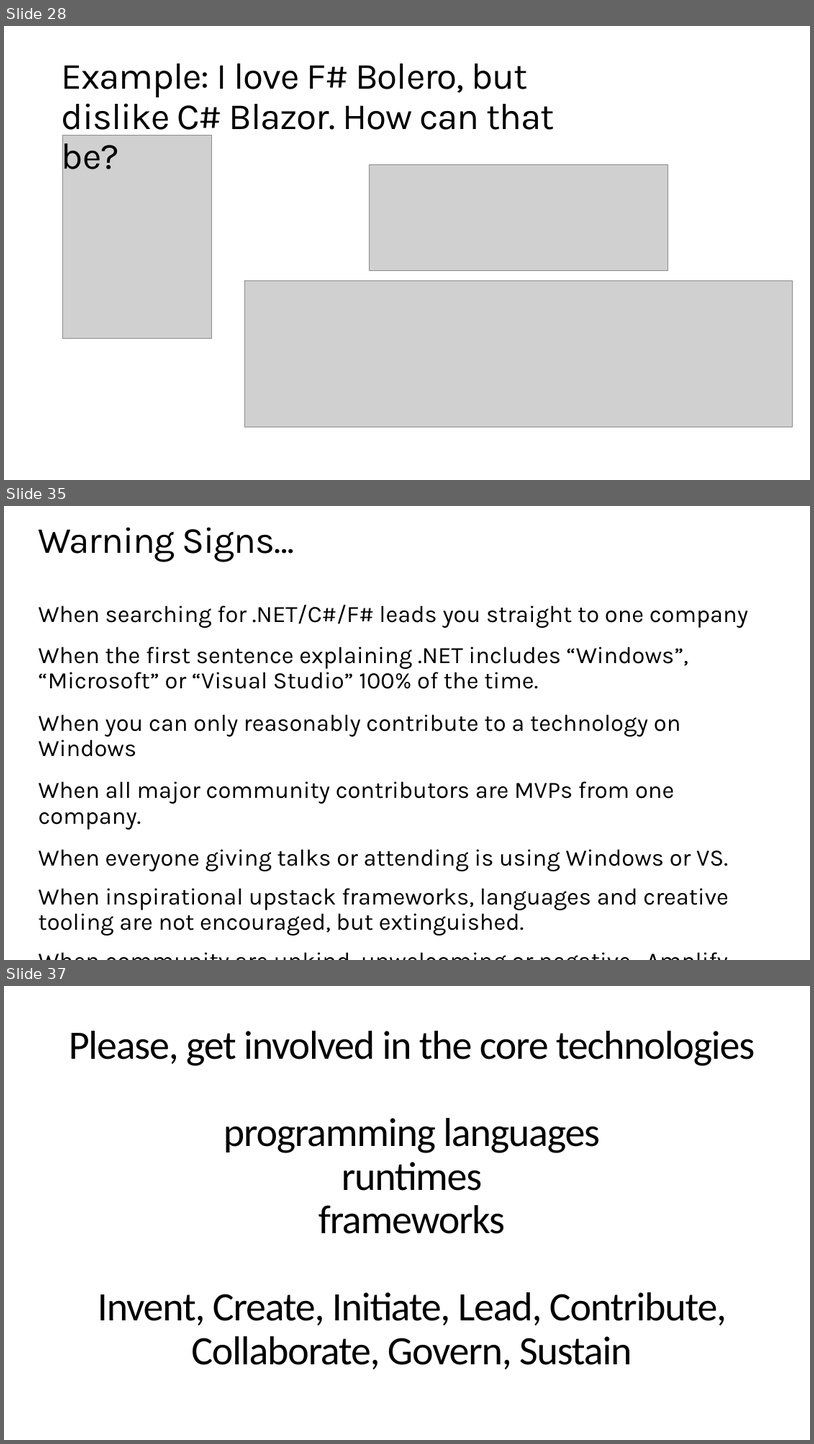
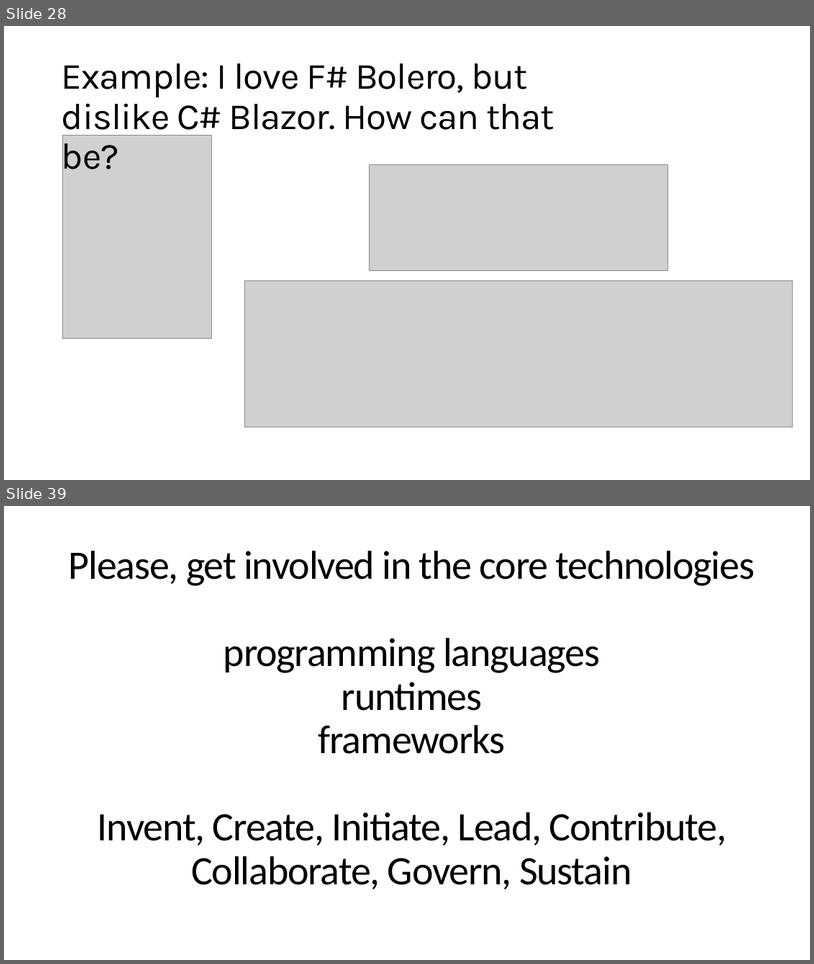
Before and after one commit to dsyme/dsyme-presentations, a slide deck: 2020-06-04-fsharpconf/on-independence.pptx. Shown one above the other, each under a label of ours: slides 28, 35 and 37 before the commit, slides 28 and 39 after it; the slides between them are not shown. The pictures are 814x1444 and 814x964 pixels, drawn with LibreOffice and Linux fonts; fonts in the diff are those of the drawing; grey boxes stand for pictures. Boxes give left, top, right and bottom in pixels: in the first picture for what was removed or moved away, otherwise in the second. Text is boxed around its words. In the diff, an @@ line names an element or a change of style, - is before the commit and + after.

```diff
--- a/2020-06-04-fsharpconf/on-independence.pptx
+++ b/2020-06-04-fsharpconf/on-independence.pptx
@@ slide 35 removed at [4,506,810,960], background #FFFFFF @@
@@ title removed at [39,527,294,561] @@
-Warning Signs…
@@ text removed at [39,605,748,935] @@
-When searching for .NET/C#/F# leads you straight to one company
-When the first sentence explaining .NET includes “Windows”, “Microsoft” or “Visual Studio” 100% of the time.
-When you can only reasonably contribute to a technology on Windows
-When all major community contributors are MVPs from one company.
-When everyone giving talks or attending is using Windows or VS.
-When inspirational upstack frameworks, languages and creative tooling are not encouraged, but extinguished.
-When community are unkind, unwelcoming or negative. Amplify positivity.
@@ what was slide 37 is now slide 39 @@
```
Also in this commit, not shown: 13 slides changed, 4 slides added, 2 other slides removed, 2 other files.
